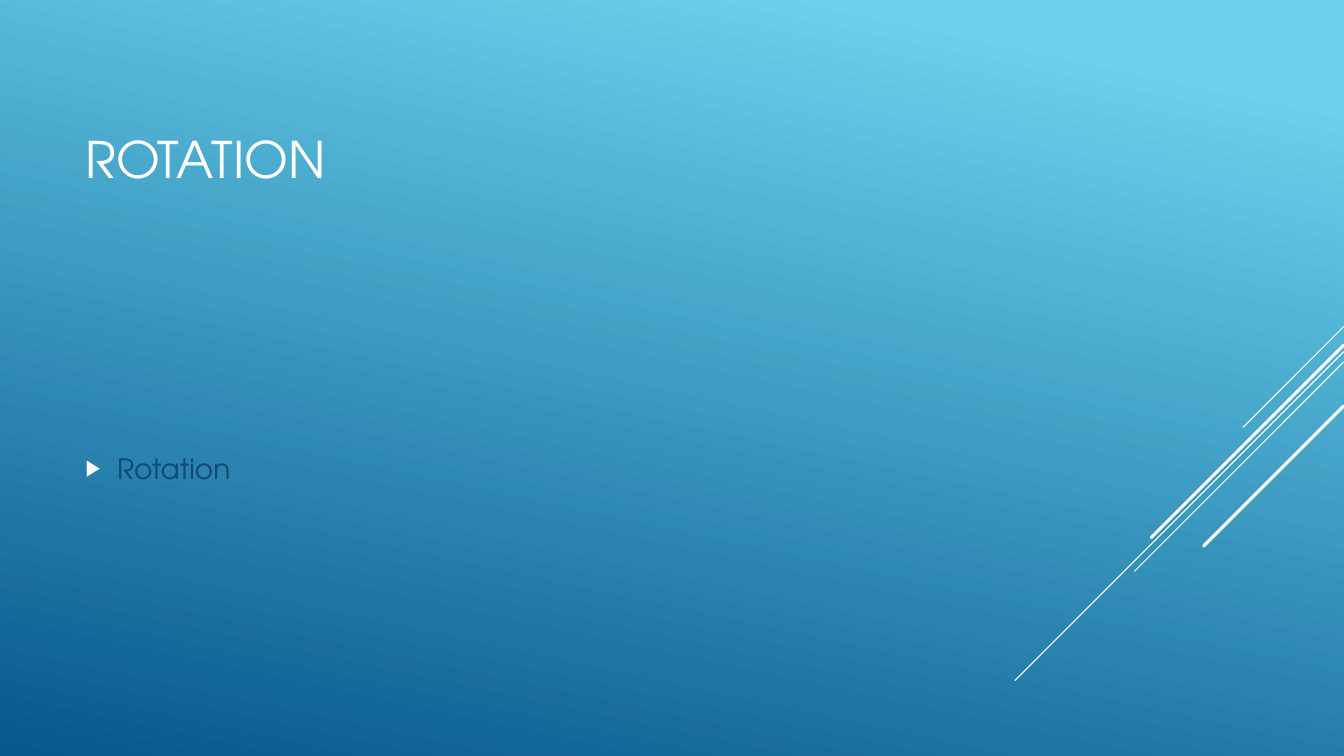
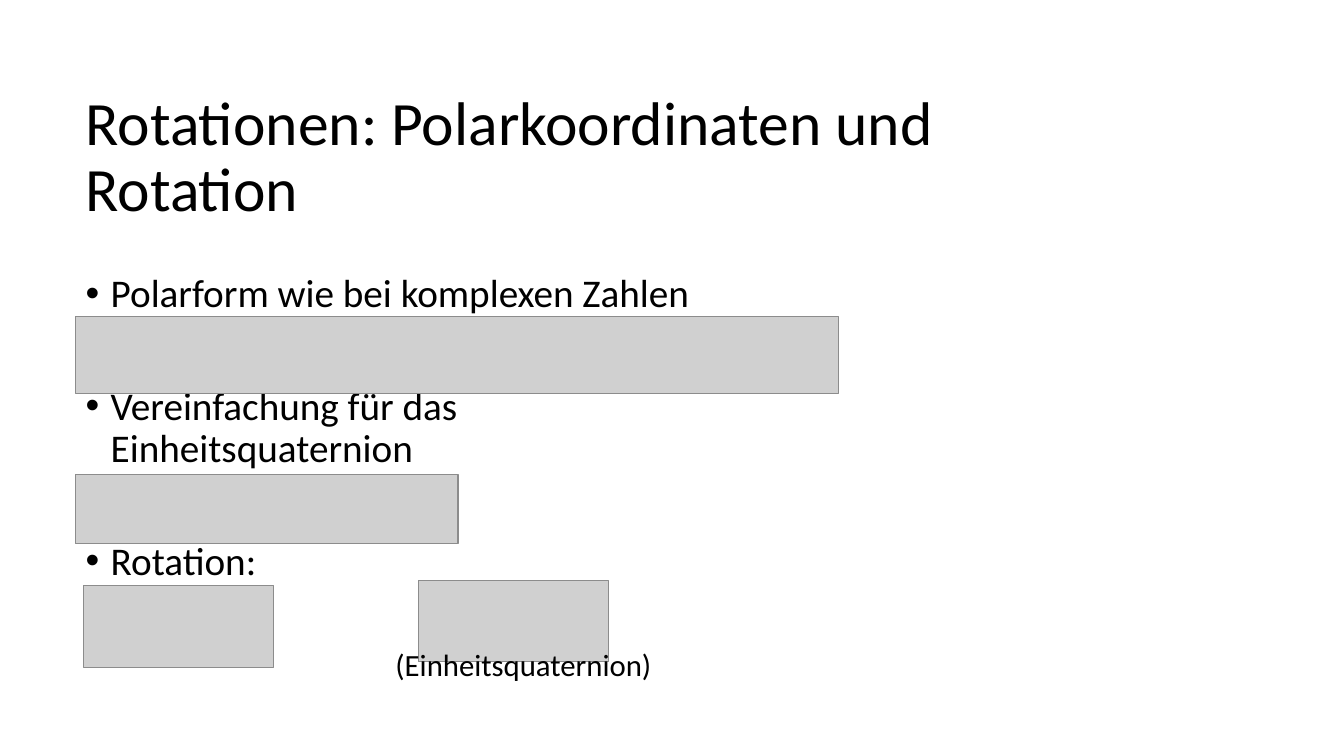
Before and after one commit to codinghardadmin/Quaternionen_DHBW, a slide deck: slide 10 of Quaternionen Präsentation.pptx (slide 5 before the commit). Drawn at 1344x756 pixels with LibreOffice and Linux fonts; fonts in the diff are those of the drawing; grey boxes stand for pictures. Boxes give left, top, right and bottom in pixels: in the first picture for what was removed or moved away, otherwise in the second. Text is boxed around its words. In the diff, an @@ line names an element or a change of style, - is before the commit and + after.

```diff
--- a/Quaternionen Präsentation.pptx
+++ b/Quaternionen Präsentation.pptx
@@ background gradient #6ED2EB to #06588E to #FFFFFF @@
@@ title at (86, 102, 933, 212): text changed; size 36 to 44 pt; font TeX Gyre Adventor to Calibri; text colour #FFFFFF to #000000 @@
-ROTATION
+Rotationen: Polarkoordinaten und Rotation
@@ text "Polarform wie bei komplexen Zahlen" at (111, 279, 689, 576): vertical alignment middle to top @@
@@ text at (111, 279, 689, 576): text changed; size 20 to 28 pt; font TeX Gyre Adventor to Calibri; text colour #0F496F to #000000 @@
-▶ Rotation
+• Polarform wie bei komplexen Zahlen
+• Vereinfachung für das Einheitsquaternion
+• Rotation:
@@ picture added at (76, 317, 839, 393) @@
@@ group removed at (1015, 327, 1344, 681): 5 lines @@
@@ picture added at (76, 475, 459, 544) @@
@@ picture added at (84, 586, 273, 667) @@
@@ picture added at (418, 581, 608, 661) @@
@@ text added at (395, 651, 651, 681), 22 pt, text #000000 @@
+(Einheitsquaternion)
```
Also in this commit, not shown: 6 other slides changed, 8 slides added.
